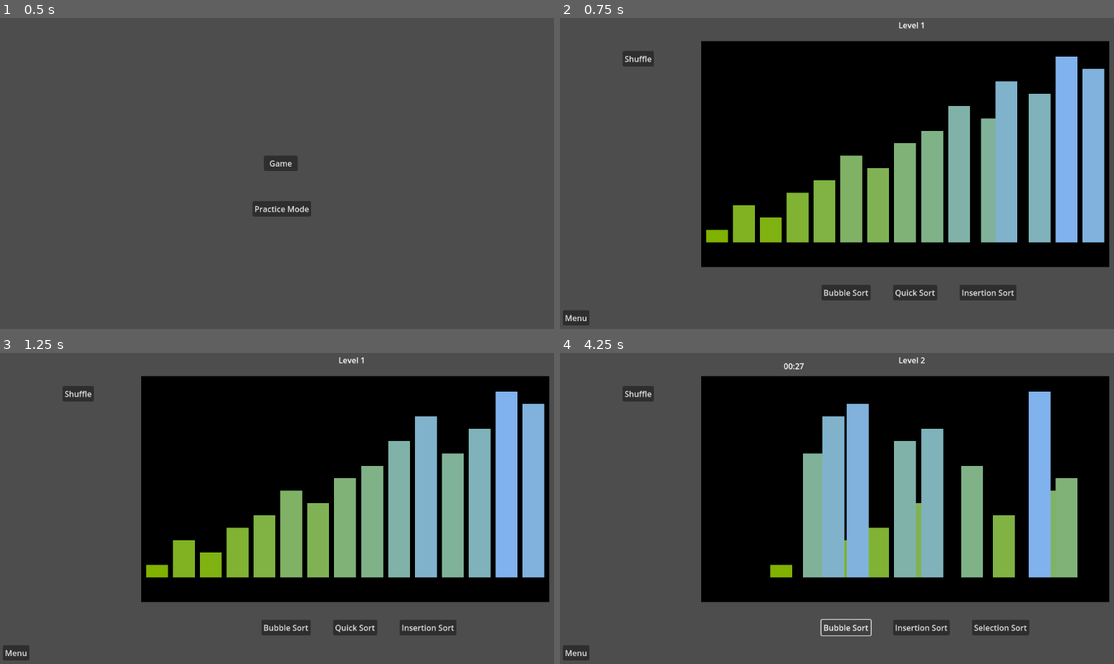
Above: before the commit, frames 1-4 (two rows, left to right).
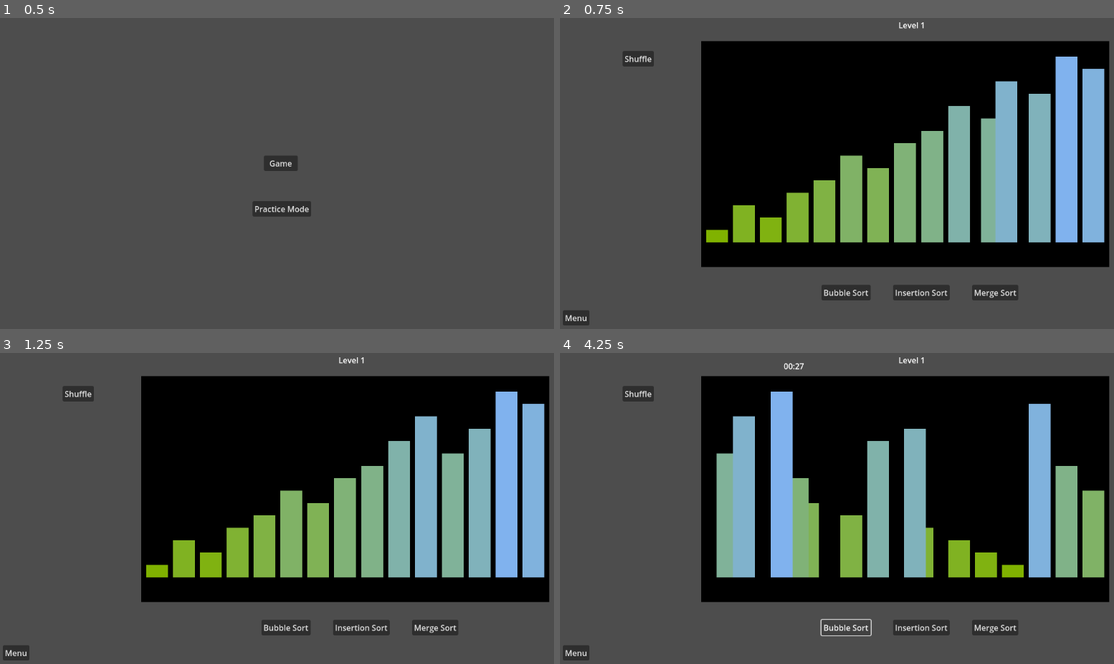
Above: after the commit, the same moments.

Repository: jematson/CS471ChappellChase
Game: Godot game, scene res://scenes/main_menu.tscn
Two runs of this game, one before a commit and one after it. Both use one fixed random seed, a clock stepped at 60 frames per second and the inputs below.
Inputs (mouse positions are in pixels of both pictures, inside the frame that each line leads up to):
- Up to frame 1 (0.5 s): no input
- Up to frame 2 (0.75 s): click "Game" at 0.5 s
- Up to frame 3 (1.25 s): no input
- Up to frame 4 (4.25 s): click (914, 626) at 1.25 s, where only the run before the commit has a clickable "Quick Sort"; click (997, 626) at 2 s, where only the run after the commit has a clickable "Merge Sort"; click "Shuffle" at 2.75 s; click "Bubble Sort" at 3.5 s

Frame 1 is identical in both runs. In frame 2, 0.4% of the frame differs, in the area x 60-83%, y 85-91%; in frame 3, 0.4%; in frame 4, 21%, in the area x 28-99%, y 1-91%.

Commit message:
Add merge sort functionality and button

Diff:
--- a/scenes/algorithm_menu.tscn
+++ b/scenes/algorithm_menu.tscn
@@ -33,10 +33,9 @@
 layout_mode = 2
 text = "Insertion Sort"
 
-[node name="Button3" type="Button" parent="HBoxContainer"]
-visible = false
+[node name="MergeSortButton" type="Button" parent="HBoxContainer"]
 layout_mode = 2
-text = "Algorithm C
+text = "Merge Sort
 "
 
 [node name="SelectionSortButton" type="Button" parent="HBoxContainer"]
@@ -47,5 +46,5 @@
 [connection signal="pressed" from="HBoxContainer/BubbleSortButton" to="." method="_on_button_1_pressed"]
 [connection signal="pressed" from="HBoxContainer/QuickSortButton" to="." method="_on_button_2_pressed"]
 [connection signal="pressed" from="HBoxContainer/InsertionSortButton" to="." method="_on_inssort_button_pressed"]
-[connection signal="pressed" from="HBoxContainer/Button3" to="." method="_on_button_3_pressed"]
+[connection signal="pressed" from="HBoxContainer/MergeSortButton" to="." method="_on_mergesort_button_pressed"]
 [connection signal="pressed" from="HBoxContainer/SelectionSortButton" to="." method="_on_selection_sort_button_pressed"]
--- a/source/algorithm_executer.gd
+++ b/source/algorithm_executer.gd
@@ -3,6 +3,7 @@
 signal sorted
 
 const InsertionSort = preload("insertion_sort.gd")
+const MergeSort = preload("res://source/merge_sort.gd")
 const SelectionSort = preload("res://source/selection_sort.gd")
 var num_stairs = 15
 var stair_heights = []
@@ -86,6 +87,11 @@
 	swap(array, i + 1, high)
 	return i + 1
 
+func call_merge_sort():
+	sort_timer.start_timer()
+	await MergeSort.merge_sort(stair_heights, func(array: Array): display.update_stair_positions(array), self)
+	emit_signal("sorted")
+	sort_timer.stop_timer()
 
 func swap(array, i, j):
 	var tmp = array[i]
--- a/source/algorithm_menu.gd
+++ b/source/algorithm_menu.gd
@@ -5,6 +5,7 @@
 signal quick
 signal insert
 signal selection
+signal merge
 
 @onready var button_box = $HBoxContainer
 
@@ -24,11 +25,6 @@
 func _on_button_2_pressed() -> void:
 	emit_signal("quick")
 
-
-func _on_button_3_pressed() -> void:
-	print("Button 3 pressed")
-
-
 func _on_shuffle_button_pressed() -> void:
 	emit_signal("shuffle")
 
@@ -39,3 +35,7 @@
 
 func _on_selection_sort_button_pressed() -> void:
 	emit_signal("selection")
+
+
+func _on_mergesort_button_pressed() -> void:
+	emit_signal("merge")
--- a/source/level.gd
+++ b/source/level.gd
@@ -28,7 +28,7 @@
 		],
 		[
 			"BubbleSortButton",
-			"QuickSortButton",
+			"MergeSortButton",
 			"InsertionSortButton",
 		]
 	],
@@ -74,6 +74,7 @@
 	button.quick.connect(executor.call_quicksort)
 	button.insert.connect(executor.call_insertionsort)
 	button.selection.connect(executor.call_selectionsort)
+	button.merge.connect(executor.call_merge_sort)
 
 	button.button_options(algorithm_options)
 	executor.initialize_stairs(num_stairs, stair_start)
--- /dev/null
+++ b/source/merge_sort.gd
@@ -0,0 +1,62 @@
+extends RefCounted
+
+static func merge(stair_heights: Array, left, mid, right, update_stairs: Callable, node: Node):
+	var n1 = mid - left + 1;
+	var n2 = right - mid;
+
+	# Create temp vectors
+	var L: Array
+	var R: Array
+
+	# Copy data to temp vectors L[] and R[]
+	for i in range(n1):
+		L.append(stair_heights[left + i])
+	for  j in range(n2):
+		R.append(stair_heights[mid + 1 + j]);
+
+	var i = 0
+	var j = 0
+	var k = left
+
+	# Merge the temp vectors back
+	# into arr[left..right]
+	while (i < n1 && j < n2):
+		if (L[i] <= R[j]):
+			stair_heights[k] = L[i];
+			update_stairs.call(stair_heights)
+			await node.get_tree().create_timer(0.3).timeout
+			i += 1
+		else:
+			stair_heights[k] = R[j];
+			update_stairs.call(stair_heights)
+			await node.get_tree().create_timer(0.3).timeout
+			j += 1
+		k += 1
+	# Copy the remaining elements of L[],
+	# if there are any
+	while (i < n1):
+		stair_heights[k] = L[i];
+		update_stairs.call(stair_heights)
+		await node.get_tree().create_timer(0.3).timeout
+		i += 1
+		k += 1
+
+	# Copy the remaining elements of R[],
+	# if there are any
+	while (j < n2):
+		stair_heights[k] = R[j];
+		update_stairs.call(stair_heights)
+		await node.get_tree().create_timer(0.3).timeout
+		j += 1
+		k += 1
+
+static func merge_sort_recurse(stair_heights: Array, left, right, update_stairs: Callable, node: Node):
+	if left >= right:
+		return
+	var mid = left + (right - left) / 2
+	await merge_sort_recurse(stair_heights, left, mid, update_stairs, node)
+	await merge_sort_recurse(stair_heights, mid+1, right, update_stairs, node)
+	await merge(stair_heights, left, mid, right, update_stairs, node)
+
+static func merge_sort(stair_heights: Array, update_stairs: Callable, node: Node):
+	await merge_sort_recurse(stair_heights, 0, stair_heights.size() - 1, update_stairs, node)
Not shown: 1 places in scenes/algorithm_menu.tscn that only renumber resources
Not shown: 1 places in scenes/level.tscn that only renumber resources
